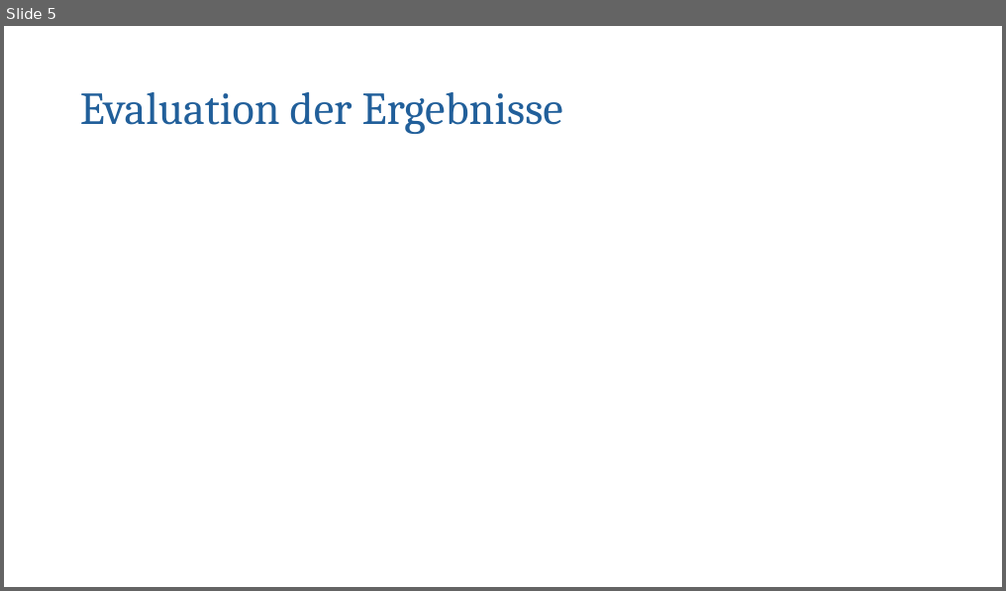
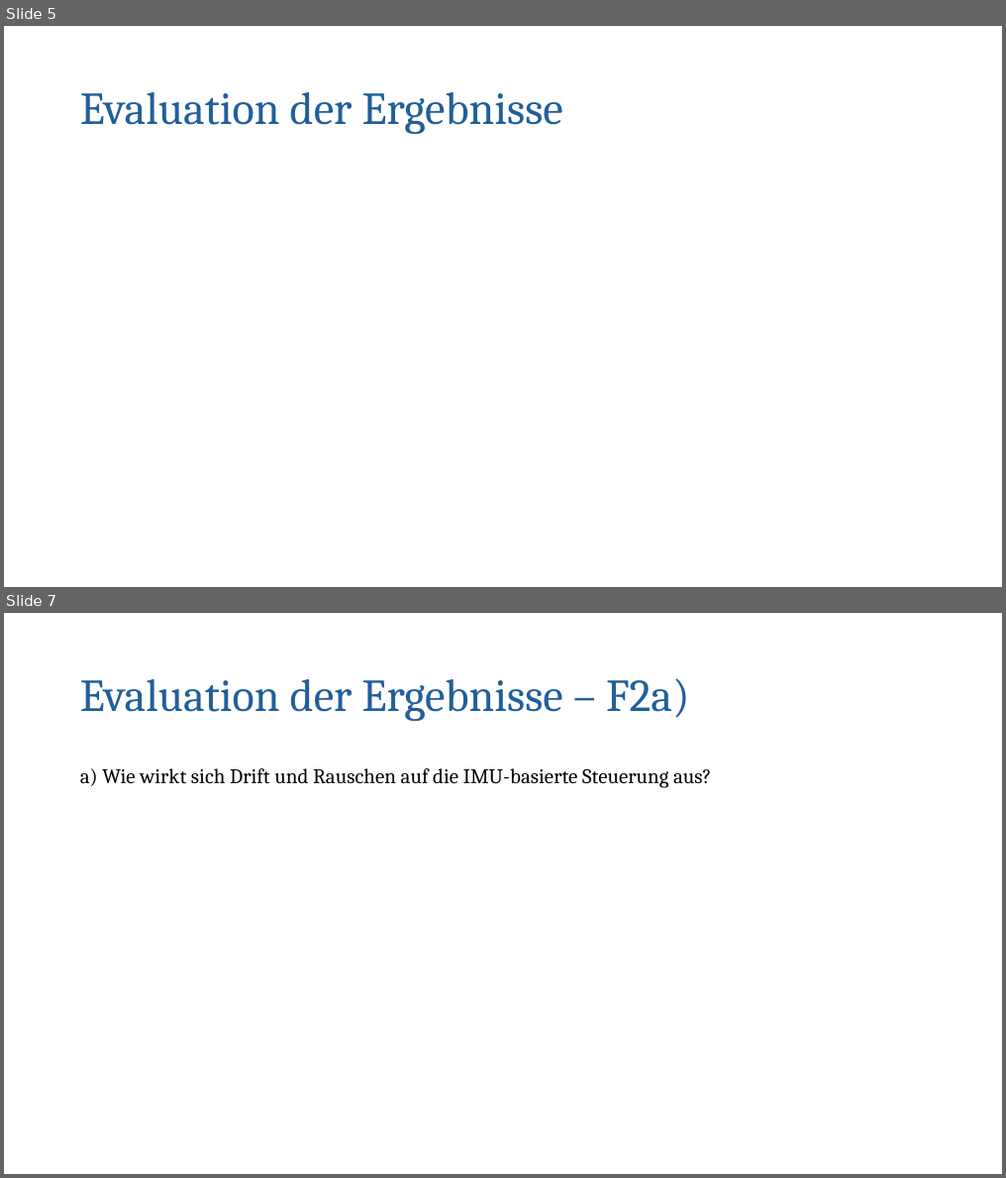
Before and after one commit to charlotte-strg/IMU_Audit, a slide deck: MA_files/MA-Präsentation_Charlotte_Strang.pptx. Shown one above the other, each under a label of ours: slide 5 before the commit, slides 5 and 7 after it; the slides between them are not shown. The pictures are 1006x591 and 1006x1178 pixels, drawn with LibreOffice and Linux fonts; fonts in the diff are those of the drawing. Boxes give left, top, right and bottom in pixels: in the first picture for what was removed or moved away, otherwise in the second. Text is boxed around its words. In the diff, an @@ line names an element or a change of style, - is before the commit and + after.

```diff
--- a/MA_files/MA-Präsentation_Charlotte_Strang.pptx
+++ b/MA_files/MA-Präsentation_Charlotte_Strang.pptx
@@ slide 7 added at [4,613,1002,1174], background #FFFFFF @@
@@ title added at [80,678,690,721], 44 pt, text #215F9A @@
+Evaluation der Ergebnisse – F2a)
@@ text added at [80,768,711,788], 20 pt, text #000000 @@
+a) Wie wirkt sich Drift und Rauschen auf die IMU-basierte Steuerung aus?
```
Also in this commit, not shown: 5 other slides added, 1 slide removed, 16 other files.
